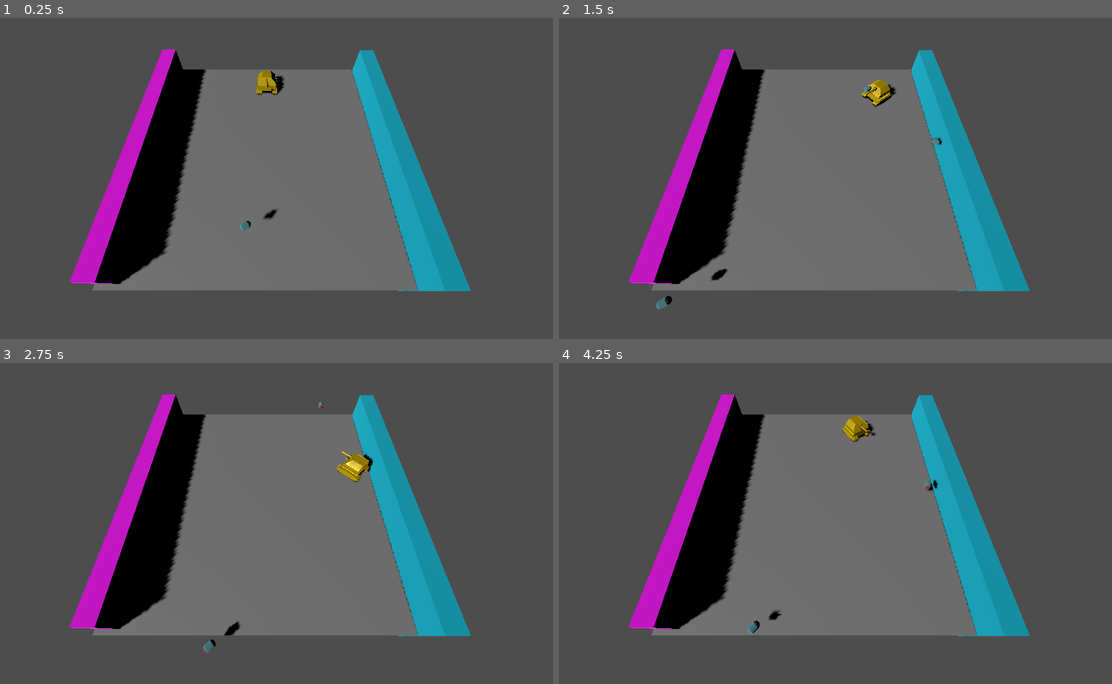
Above: before the commit, frames 1-4 (two rows, left to right).
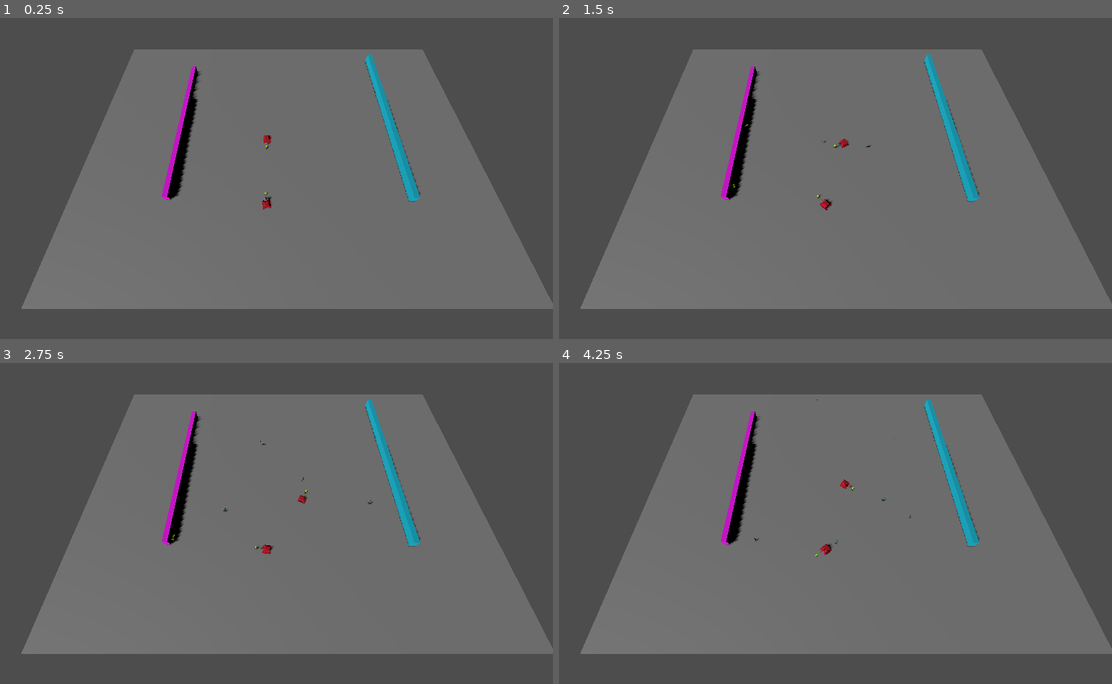
Above: after the commit, the same moments.

Repository: zachdedoo13/Tonk-3d
Game: Godot game, scene res://levels/Test.tscn
Two runs of this game, one before a commit and one after it. Both use one fixed random seed, a clock stepped at 60 frames per second and the inputs below.
Inputs (mouse positions are in pixels of both pictures, inside the frame that each line leads up to):
- Up to frame 1 (0.25 s): no input
- Up to frame 2 (1.5 s): move the mouse to (951, 162) at 0.52 s; hold D (right) 0.53-1.28 s; click (951, 162) at 0.6 s; move the mouse to (713, 194) at 1.27 s; hold S (down) from 1.28 s (still down); click (713, 194) at 1.35 s
- Up to frame 3 (2.75 s): move the mouse to (326, 452) at 2.02 s; release S (down) at 2.03 s; hold D (right) from 2.03 s (still down); click (326, 452) at 2.1 s
- Up to frame 4 (4.25 s): move the mouse to (796, 587) at 2.77 s; release D (right) at 2.78 s; hold Up (up) 2.78-3.53 s; click (796, 587) at 2.85 s; move the mouse to (995, 571) at 3.52 s; hold A (left) from 3.53 s (still down); click (995, 571) at 3.6 s

The runs differ from the first frame. In frame 1, 33% of the frame differs, in the area x 3-100%, y 9-91%; in frame 2, 33%; in frame 3, 33%; in frame 4, 33%.

Commit message:
did some shit

Diff:
--- /dev/null
+++ b/enemys/Bacic_enemy.tscn
@@ -0,0 +1,37 @@
+[gd_scene load_steps=7 format=3 uid="uid://do7wxjgf7qdnc"]
+
+[ext_resource type="Script" path="res://enemys/bacic_bad.gd" id="1_ej6r3"]
+[ext_resource type="ArrayMesh" uid="uid://dfj2atav2sdnx" path="res://assets/Tank.obj" id="1_xlmru"]
+[ext_resource type="PackedScene" uid="uid://bgrytsl5krjn2" path="res://player/rounds/Bacic_round.tscn" id="2_4ut1y"]
+[ext_resource type="PackedScene" uid="uid://cvq1qnk1mf5" path="res://lib/rays/Ray_utils.tscn" id="2_524xp"]
+
+[sub_resource type="StandardMaterial3D" id="StandardMaterial3D_mcwnl"]
+albedo_color = Color(0.756863, 0, 0.133333, 1)
+
+[sub_resource type="BoxShape3D" id="BoxShape3D_gn8l6"]
+size = Vector3(1.9845, 1.34955, 2.2124)
+
+[node name="BacicEnemy" type="Node3D"]
+
+[node name="CharacterBody3D" type="CharacterBody3D" parent="."]
+transform = Transform3D(0.75, 0, 0, 0, 0.75, 0, 0, 0, 0.75, 0, 0, 0)
+collision_layer = 8
+collision_mask = 8
+script = ExtResource("1_ej6r3")
+round = ExtResource("2_4ut1y")
+
+[node name="MeshInstance3D" type="MeshInstance3D" parent="CharacterBody3D"]
+transform = Transform3D(0.255, 0, 0, 0, 0.255, 0, 0, 0, 0.11, 0, 0.09, 0)
+mesh = ExtResource("1_xlmru")
+surface_material_override/0 = SubResource("StandardMaterial3D_mcwnl")
+
+[node name="CollisionShape3D" type="CollisionShape3D" parent="CharacterBody3D"]
+transform = Transform3D(1, 0, 0, 0, 1, 0, 0, 0, 1, -0.0297241, 0.675488, -0.010498)
+shape = SubResource("BoxShape3D_gn8l6")
+
+[node name="Timer" type="Timer" parent="CharacterBody3D"]
+autostart = true
+
+[node name="RayUtils" parent="CharacterBody3D" instance=ExtResource("2_524xp")]
+
+[connection signal="timeout" from="CharacterBody3D/Timer" to="CharacterBody3D" method="_on_timer_timeout"]
--- /dev/null
+++ b/enemys/bacic_bad.gd
@@ -0,0 +1,18 @@
+extends CharacterBody3D
+
+@export var round : PackedScene
+
+func _process(delta):
+	rotation.y += deg_to_rad(0.5)
+	var contact = $RayUtils.look_at_rotation()
+	if contact:
+		var check = $RayUtils.get_collider().is_in_group("player")
+		if check:
+			shoot()
+
+func shoot():
+	var bullet = round.instantiate()
+	owner.add_child(bullet)
+	bullet.rotation.y = rotation.y
+	bullet.global_position = global_position
+	print("shoot")
--- a/levels/Test.tscn
+++ b/levels/Test.tscn
@@ -2,7 +2,7 @@
 
 [ext_resource type="Script" path="res://scripts/PlayerLookAtMouse.gd" id="1_ntsly"]
 [ext_resource type="PackedScene" uid="uid://civuxe5px1c6n" path="res://player/player.tscn" id="1_sqh80"]
-[ext_resource type="PackedScene" uid="uid://bgrytsl5krjn2" path="res://player/rounds/Bacic_round.tscn" id="3_lvo7i"]
+[ext_resource type="PackedScene" uid="uid://do7wxjgf7qdnc" path="res://enemys/Bacic_enemy.tscn" id="3_u04v4"]
 
 [sub_resource type="TextMesh" id="TextMesh_ve16e"]
 text = "you fucken died"
@@ -17,15 +17,15 @@
 script = ExtResource("1_ntsly")
 
 [node name="DirectionalLight3D" type="DirectionalLight3D" parent="."]
-transform = Transform3D(-0.741025, 0.0116365, -0.671376, -0.482963, -0.703879, 0.520866, -0.466506, 0.710225, 0.527212, 0, 44, 26)
+transform = Transform3D(-0.741025, 0.0116368, -0.671376, -0.482963, -0.703879, 0.520866, -0.466506, 0.710225, 0.527212, 0, 44, 26)
 shadow_enabled = true
 
 [node name="Camera3D" type="Camera3D" parent="."]
-transform = Transform3D(1, 0, 0, 0, 0.472351, 0.881411, 0, -0.881411, 0.472351, 0, 10.8985, 8.01994)
+transform = Transform3D(1, 0, 0, 0, 0.435231, 0.900319, 0, -0.900319, 0.435231, 0, 36.7357, 21.1284)
 size = 25.0
 
 [node name="Text" type="MeshInstance3D" parent="."]
-transform = Transform3D(19.32, 0, 0, 0, 12.0402, 10.5064, 0, -22.4672, 5.63042, 32.478, 4.1074, 0)
+transform = Transform3D(19.32, 0, 0, 0, 12.0402, 10.5064, 0, -22.4672, 5.63042, 146.337, 4.1074, 0)
 mesh = SubResource("TextMesh_ve16e")
 skeleton = NodePath("../Camera3D")
 
@@ -37,31 +37,30 @@
 layers = 0
 use_collision = true
 
-[node name="BacicRound" parent="." instance=ExtResource("3_lvo7i")]
-transform = Transform3D(-0.215775, 0, 0.377712, 0, 0.435, 0, -0.377712, 0, -0.215775, 0, 0.497413, 4.76578)
-speed = 5
+[node name="walls" type="Node3D" parent="."]
 
-[node name="objects" type="Node3D" parent="."]
+[node name="CSGBox3D" type="CSGBox3D" parent="walls"]
+transform = Transform3D(1, 0, 0, 0, 1, 0, 0, 0, 1, 3.2077, -0.5, -5.72598)
+use_collision = true
+collision_layer = 12
+collision_mask = 12
+size = Vector3(79.9427, 1, 61.6232)
 
-[node name="CSGBox3D" type="CSGBox3D" parent="objects"]
-transform = Transform3D(1, 0, 0, 0, 1, 0, 0, 0, 1, 0, -0.5, 0)
-use_collision = true
-collision_layer = 14
-collision_mask = 14
-size = Vector3(16, 1, 16)
-
-[node name="CSGBox3D2" type="CSGBox3D" parent="objects"]
-transform = Transform3D(1, 0, 0, 0, 3.295, 0, 0, 0, 1, 7.43598, 0, 0.128662)
+[node name="CSGBox3D2" type="CSGBox3D" parent="walls"]
+transform = Transform3D(1, 0, 0, 0, 3.295, 0, 0, 0, 1, 26.8062, 0, -11.8202)
 material_override = SubResource("StandardMaterial3D_vfspi")
 use_collision = true
 collision_layer = 14
 collision_mask = 14
-size = Vector3(1, 1, 15.8315)
+size = Vector3(1, 1, 39.7292)
 
-[node name="CSGBox3D3" type="CSGBox3D" parent="objects"]
-transform = Transform3D(1, 0, 0, 0, 3.295, 0, 0, 0, 1, -7.31285, 0, -0.0695801)
+[node name="CSGBox3D3" type="CSGBox3D" parent="walls"]
+transform = Transform3D(1, 0, 0, 0, 3.295, 0, 0, 0, 1, -18.2903, 0, -9.67957)
 material_override = SubResource("StandardMaterial3D_li6ob")
 use_collision = true
 collision_layer = 14
 collision_mask = 14
-size = Vector3(1, 1, 15.6323)
+size = Vector3(1, 1, 34.8523)
+
+[node name="BacicEnemy" parent="." instance=ExtResource("3_u04v4")]
+transform = Transform3D(1, 0, 0, 0, 1, 0, 0, 0, 1, 0, 0, 8.74469)
--- /dev/null
+++ b/lib/rays/Ray_utils.gd
@@ -0,0 +1,13 @@
+extends RayCast3D
+
+
+func look_at_rotation():
+	target_position = $Marker3D.position * 10000
+	target_position.y = $Marker3D.position.y
+	if is_colliding():
+		$contact.visible = true
+		$contact.global_position = get_collision_point()
+		return true
+	else:
+		$contact.visible = false
+		return false
--- /dev/null
+++ b/lib/rays/Ray_utils.tscn
@@ -0,0 +1,27 @@
+[gd_scene load_steps=4 format=3 uid="uid://cvq1qnk1mf5"]
+
+[ext_resource type="Script" path="res://lib/rays/Ray_utils.gd" id="1_05tyw"]
+
+[sub_resource type="BoxMesh" id="BoxMesh_v83qb"]
+
+[sub_resource type="StandardMaterial3D" id="StandardMaterial3D_kip08"]
+albedo_color = Color(0.686275, 0.988235, 0, 1)
+
+[node name="RayUtils" type="RayCast3D"]
+collision_mask = 2
+script = ExtResource("1_05tyw")
+
+[node name="Marker3D" type="Marker3D" parent="."]
+transform = Transform3D(1, 0, 0, 0, 1, 0, 0, 0, 1, 0, 1, -1)
+
+[node name="contact" type="MeshInstance3D" parent="."]
+transform = Transform3D(1.516, 0, 0, 0, 1.516, 0, 0, 0, 1.516, 8.10492, 0, 0)
+mesh = SubResource("BoxMesh_v83qb")
+skeleton = NodePath("")
+surface_material_override/0 = SubResource("StandardMaterial3D_kip08")
+
+[node name="contact2" type="MeshInstance3D" parent="."]
+transform = Transform3D(0.448, 0, 0, 0, 0.448, 0, 0, 0, 0.448, 0.0321276, 0.880732, -2.70798)
+mesh = SubResource("BoxMesh_v83qb")
+skeleton = NodePath("")
+surface_material_override/0 = SubResource("StandardMaterial3D_kip08")
--- a/player/Player.gd
+++ b/player/Player.gd
@@ -1,11 +1,17 @@
 extends CharacterBody3D
 
 @export var speed = 5
+@export var chamber_capacity : int
 @export var round : PackedScene
 
+var chamber : int = 0
+
+func _ready():
+	chamber = chamber_capacity
 
 func _physics_process(delta):
-
+	#raycast
+	$RayUtils.look_at_rotation()
 	#movement
 	var direction = Input.get_vector("left", "right", "up", "down")
 	var move = direction * speed * delta
@@ -14,8 +20,20 @@
 
 	#shooting
 	if Input.is_action_just_pressed("shoot"):
-		var bullet = round.instantiate()
-		owner.add_child(bullet)
-		bullet.rotation.y = rotation.y
-		bullet.global_position = global_position
-		print("shoot")
+		print(chamber)
+		if not chamber <= 0:
+			shoot()
+			chamber -= 1
+
+func shoot():
+	var bullet = round.instantiate()
+	owner.add_child(bullet)
+	bullet.rotation.y = rotation.y
+	bullet.global_position = global_position
+	print("shoot")
+
+
+func _on_timer_timeout():
+	if chamber < chamber_capacity:
+		chamber += 1
+		print("added " + str(chamber))
--- a/player/player.tscn
+++ b/player/player.tscn
@@ -1,32 +1,12 @@
-[gd_scene load_steps=9 format=3 uid="uid://civuxe5px1c6n"]
+[gd_scene load_steps=7 format=3 uid="uid://civuxe5px1c6n"]
 
 [ext_resource type="Script" path="res://player/Player.gd" id="1_2w0px"]
 [ext_resource type="PackedScene" uid="uid://bgrytsl5krjn2" path="res://player/rounds/Bacic_round.tscn" id="2_rm3f6"]
-[ext_resource type="ArrayMesh" uid="uid://dfj2atav2sdnx" path="res://lib/assets/Tank.obj" id="3_oxdqt"]
+[ext_resource type="ArrayMesh" uid="uid://dfj2atav2sdnx" path="res://assets/Tank.obj" id="3_lppwc"]
+[ext_resource type="PackedScene" uid="uid://cvq1qnk1mf5" path="res://lib/rays/Ray_utils.tscn" id="4_6av4n"]
 
-[sub_resource type="Gradient" id="Gradient_62a5l"]
-offsets = PackedFloat32Array(0, 0.106557, 0.885246)
-colors = PackedColorArray(0, 0, 0, 1, 1, 1, 1, 1, 0.721311, 0.721311, 0.721311, 1)
-
-[sub_resource type="FastNoiseLite" id="FastNoiseLite_dvogh"]
-
-[sub_resource type="NoiseTexture2D" id="NoiseTexture2D_dsy1w"]
-color_ramp = SubResource("Gradient_62a5l")
-noise = SubResource("FastNoiseLite_dvogh")
-
-[sub_resource type="StandardMaterial3D" id="StandardMaterial3D_khyhg"]
-albedo_color = Color(1, 0.843137, 0, 1)
-metallic = 0.49
-metallic_specular = 0.99
-roughness = 0.37
-roughness_texture = SubResource("NoiseTexture2D_dsy1w")
-emission = Color(1, 1, 1, 1)
-emission_energy_multiplier = 0.18
-rim_enabled = true
-clearcoat_enabled = true
-subsurf_scatter_enabled = true
-subsurf_scatter_strength = 1.0
-refraction_scale = 0.36
+[sub_resource type="StandardMaterial3D" id="StandardMaterial3D_elxbt"]
+albedo_color = Color(0.756863, 0, 0.133333, 1)
 
 [sub_resource type="BoxShape3D" id="BoxShape3D_r10ih"]
 size = Vector3(1.9845, 1.34955, 2.2124)
@@ -35,16 +15,24 @@
 
 [node name="CharacterBody3D" type="CharacterBody3D" parent="." groups=["player"]]
 transform = Transform3D(0.75, 0, 0, 0, 0.75, 0, 0, 0, 0.75, 0, 0, 0)
-collision_layer = 4
-collision_mask = 4
+collision_layer = 6
+collision_mask = 6
 script = ExtResource("1_2w0px")
+chamber_capacity = 4
 round = ExtResource("2_rm3f6")
 
 [node name="MeshInstance3D" type="MeshInstance3D" parent="CharacterBody3D"]
 transform = Transform3D(0.255, 0, 0, 0, 0.255, 0, 0, 0, 0.11, 0, 0.09, 0)
-mesh = ExtResource("3_oxdqt")
-surface_material_override/0 = SubResource("StandardMaterial3D_khyhg")
+mesh = ExtResource("3_lppwc")
+surface_material_override/0 = SubResource("StandardMaterial3D_elxbt")
 
 [node name="CollisionShape3D" type="CollisionShape3D" parent="CharacterBody3D"]
 transform = Transform3D(1, 0, 0, 0, 1, 0, 0, 0, 1, -0.0297241, 0.675488, -0.010498)
 shape = SubResource("BoxShape3D_r10ih")
+
+[node name="Timer" type="Timer" parent="CharacterBody3D"]
+autostart = true
+
+[node name="RayUtils" parent="CharacterBody3D" instance=ExtResource("4_6av4n")]
+
+[connection signal="timeout" from="CharacterBody3D/Timer" to="CharacterBody3D" method="_on_timer_timeout"]
--- a/project.godot
+++ b/project.godot
@@ -13,7 +13,7 @@
 config/name="Tonk 3d"
 run/main_scene="res://levels/Test.tscn"
 config/features=PackedStringArray("4.2", "Forward Plus")
-config/icon="res://lib/assets/icon.svg"
+config/icon="res://assets/icon.svg"
 
 [display]
 
Renamed: lib/assets/Tank.obj -> assets/Tank.obj
Not shown, added: assets/Tank.obj.import
Renamed: lib/assets/icon.svg -> assets/icon.svg
Not shown, changed: assets/icon.svg.import
Not shown, added: export_presets.cfg
Not shown, removed: lib/assets/Tank.obj.import
Empty file added: lib/rays/lib.gd
